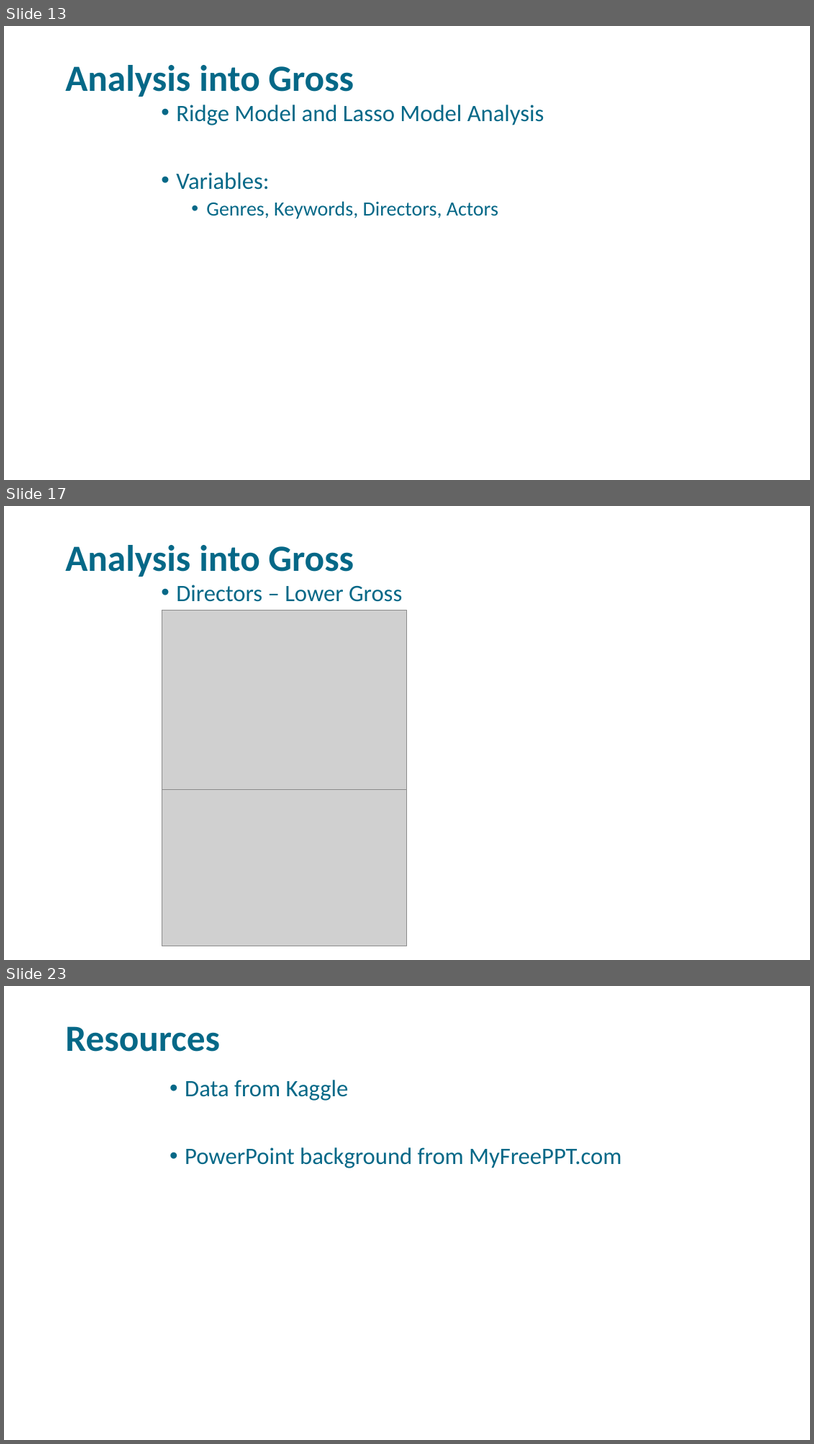
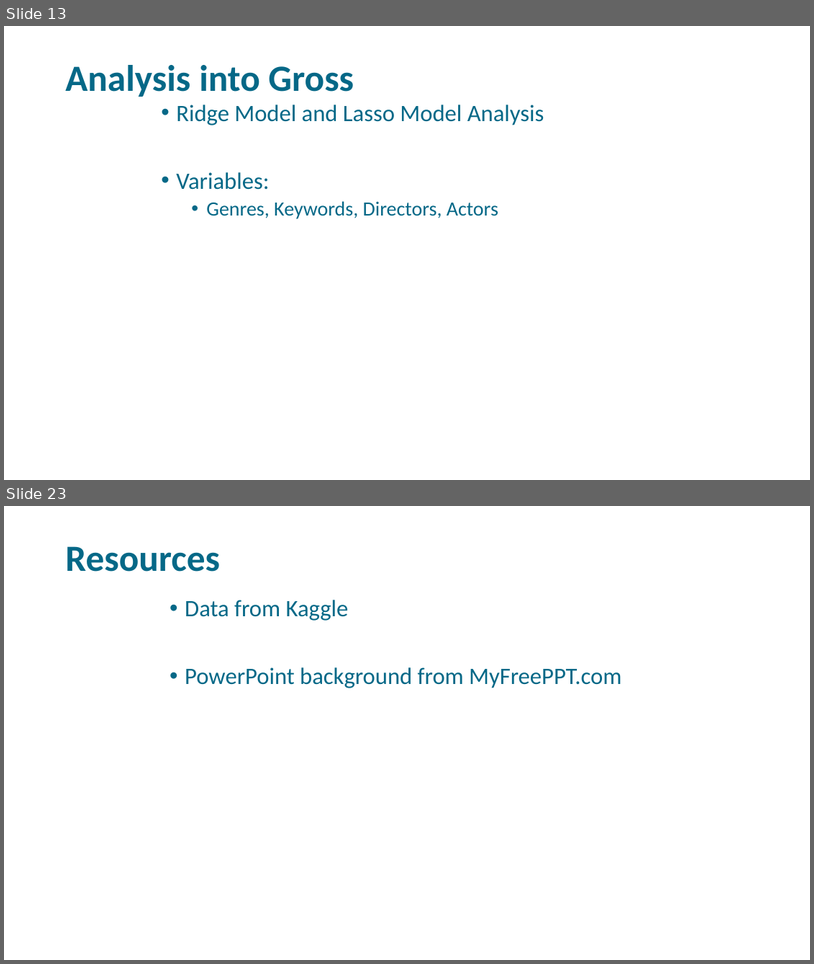
Before and after one commit to libbyYOU/IMDb-5000-movie-project, a slide deck: DSO-530 Final Project.pptx. Shown one above the other, each under a label of ours: slides 13, 17 and 23 before the commit, slides 13 and 23 after it; the slides between them are not shown. The pictures are 814x1444 and 814x964 pixels, drawn with LibreOffice and Linux fonts; fonts in the diff are those of the drawing; grey boxes stand for pictures; background and template pictures are left out. Boxes give left, top, right and bottom in pixels: in the first picture for what was removed or moved away, otherwise in the second. Text is boxed around its words. In the diff, an @@ line names an element or a change of style, - is before the commit and + after.

```diff
--- a/DSO-530 Final Project.pptx
+++ b/DSO-530 Final Project.pptx
@@ slide 17 removed at [4, 506, 810, 960], background picture (left out) @@
@@ title removed at [65, 545, 354, 577] @@
-Analysis into Gross
@@ text removed at [176, 584, 402, 602] @@
-• Directors – Lower Gross
@@ picture removed at [162, 610, 407, 789] @@
@@ picture removed at [162, 789, 407, 946] @@
```
Also in this commit, not shown: 9 slides changed, 3 slides added, 2 other slides removed.
